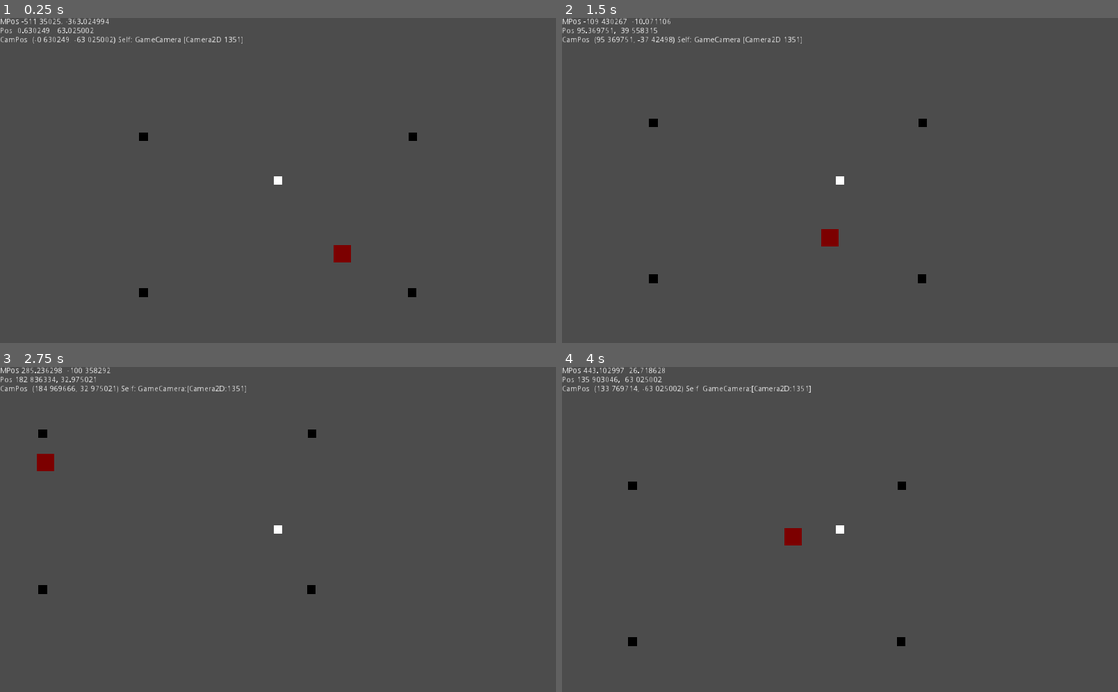
Above: before the commit, frames 1-4 (two rows, left to right).
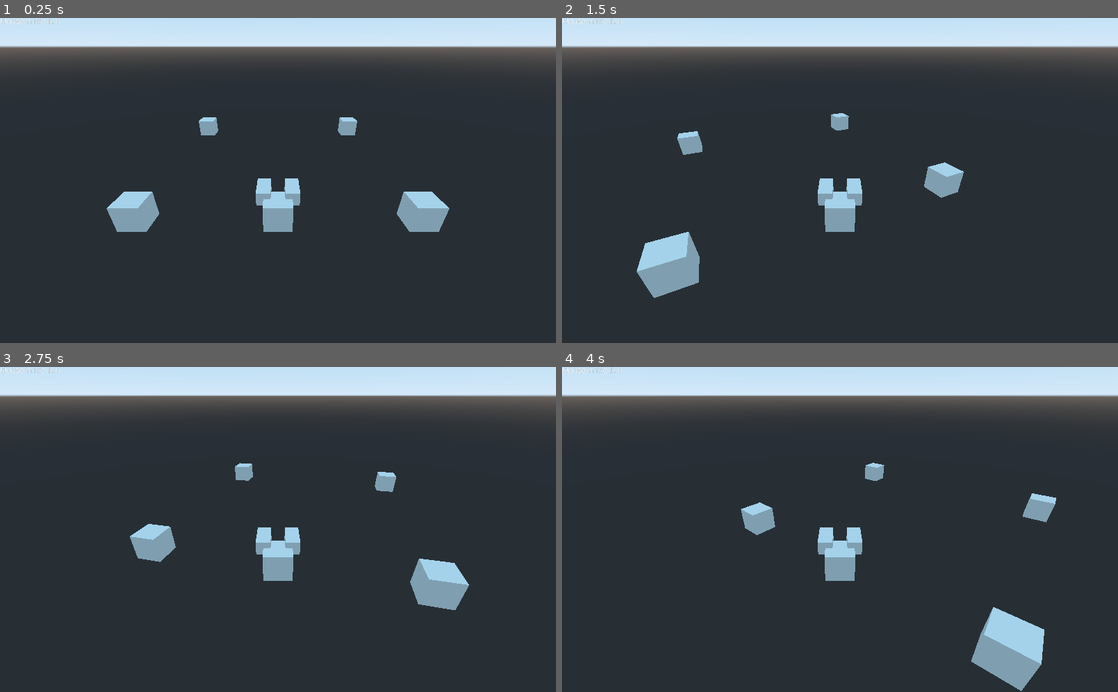
Above: after the commit, the same moments.

Repository: ozqf/zqf_godot_test
Game: Godot game, scene res://prefabs3d/scene_game_3d.tscn
The game is run twice, just before and just after one commit, with the same random seed, the same clock (stepped at 60 frames per second) and the same inputs. Before the commit the project starts from res://scene01.tscn.
Inputs (mouse positions are in pixels of both pictures, inside the frame that each line leads up to):
- Up to frame 1 (0.25 s): no input
- Up to frame 2 (1.5 s): move the mouse to (962, 164) at 0.52 s; press the mouse at (962, 164) at 0.53 s; hold D (move_right) 0.53-1.28 s; move the mouse to (728, 196) at 1.27 s; release the mouse at (728, 196) at 1.28 s; hold S (move_backward) from 1.28 s (still down); click (728, 196) at 1.35 s
- Up to frame 3 (2.75 s): move the mouse to (333, 458) at 2.02 s; release S (move_backward) at 2.03 s; press the mouse at (333, 458) at 2.03 s; hold D (move_right) from 2.03 s (still down)
- Up to frame 4 (4 s): move the mouse to (812, 594) at 2.77 s; release D (move_right) at 2.78 s; release the mouse at (812, 594) at 2.78 s; hold W (move_forward) 2.78-3.53 s; click (812, 594) at 2.85 s; move the mouse to (1006, 578) at 3.52 s; press the mouse at (1006, 578) at 3.53 s; hold A (move_left) from 3.53 s (still down)

The runs differ from the first frame. In frame 1, 93% of the frame differs, in the area x 0-100%, y 0-100%; in frame 2, 93%; in frame 3, 93%; in frame 4, 93%.

Commit message:
Started adding 3d test scene

Diff:
--- a/prefabs/Enemy.tscn
+++ b/prefabs/Enemy.tscn
@@ -1,7 +1,8 @@
-[gd_scene load_steps=4 format=2]
+[gd_scene load_steps=5 format=2]
 
 [ext_resource path="res://scripts/enemy.gd" type="Script" id=1]
 [ext_resource path="res://sprites/debug_red_dark.png" type="Texture" id=2]
+[ext_resource path="res://scripts/z_health.gd" type="Script" id=3]
 
 [sub_resource type="RectangleShape2D" id=1]
 
@@ -13,3 +14,6 @@
 
 [node name="debug_red_dark" type="Sprite" parent="."]
 texture = ExtResource( 2 )
+
+[node name="Health" type="Node" parent="."]
+script = ExtResource( 3 )
--- a/prefabs/Player.tscn
+++ b/prefabs/Player.tscn
@@ -1,7 +1,8 @@
-[gd_scene load_steps=4 format=2]
+[gd_scene load_steps=5 format=2]
 
 [ext_resource path="res://scripts/player.gd" type="Script" id=1]
 [ext_resource path="res://sprites/debug_white.png" type="Texture" id=2]
+[ext_resource path="res://scripts/z_health.gd" type="Script" id=3]
 
 [sub_resource type="RectangleShape2D" id=1]
 
@@ -14,3 +15,7 @@
 [node name="debug_white" type="Sprite" parent="."]
 scale = Vector2( 0.5, 0.5 )
 texture = ExtResource( 2 )
+
+[node name="Health" type="Node" parent="."]
+script = ExtResource( 3 )
+team = 1
--- /dev/null
+++ b/prefabs3d/ent_player_3d.tscn
@@ -0,0 +1,28 @@
+[gd_scene load_steps=4 format=2]
+
+[ext_resource path="res://scripts/3d/player_3d.gd" type="Script" id=1]
+
+[sub_resource type="CylinderShape" id=1]
+
+[sub_resource type="CubeMesh" id=2]
+
+[node name="ent_player_3d" type="KinematicBody"]
+script = ExtResource( 1 )
+
+[node name="CollisionShape" type="CollisionShape" parent="."]
+shape = SubResource( 1 )
+
+[node name="MeshInstance" type="MeshInstance" parent="."]
+transform = Transform( 1, 0, 0, 0, 1, 0, 0, 0, 1, -0.00291324, 0.0128182, -0.004107 )
+mesh = SubResource( 2 )
+material/0 = null
+
+[node name="MeshInstance2" type="MeshInstance" parent="."]
+transform = Transform( 0.5, 0, 0, 0, 0.5, 0, 0, 0, 1, -1, 1, -1 )
+mesh = SubResource( 2 )
+material/0 = null
+
+[node name="MeshInstance3" type="MeshInstance" parent="."]
+transform = Transform( 0.5, 0, 0, 0, 0.5, 0, 0, 0, 1, 1, 1, -1 )
+mesh = SubResource( 2 )
+material/0 = null
--- /dev/null
+++ b/prefabs3d/ent_tile_3d.tscn
@@ -0,0 +1,14 @@
+[gd_scene load_steps=3 format=2]
+
+[sub_resource type="BoxShape" id=1]
+
+[sub_resource type="CubeMesh" id=2]
+
+[node name="tile_3d" type="StaticBody"]
+
+[node name="CollisionShape" type="CollisionShape" parent="."]
+shape = SubResource( 1 )
+
+[node name="MeshInstance" type="MeshInstance" parent="."]
+mesh = SubResource( 2 )
+material/0 = null
--- /dev/null
+++ b/prefabs3d/scene_game_3d.tscn
@@ -0,0 +1,28 @@
+[gd_scene load_steps=4 format=2]
+
+[ext_resource path="res://prefabs/HUD.tscn" type="PackedScene" id=1]
+[ext_resource path="res://prefabs3d/ent_player_3d.tscn" type="PackedScene" id=2]
+[ext_resource path="res://prefabs3d/ent_tile_3d.tscn" type="PackedScene" id=3]
+
+[node name="scene" type="Spatial"]
+
+[node name="HUD" parent="." instance=ExtResource( 1 )]
+
+[node name="Player" parent="." instance=ExtResource( 2 )]
+
+[node name="Camera" type="Camera" parent="Player"]
+transform = Transform( 1, 0, 0, 0, 0.866025, 0.5, 0, -0.5, 0.866025, 0, 10, 13 )
+
+[node name="World" type="Spatial" parent="."]
+
+[node name="tile_3d" parent="World" instance=ExtResource( 3 )]
+transform = Transform( 1, 0, 0, 0, 1, 0, 0, 0, 1, -10, 0, 0 )
+
+[node name="tile_3d2" parent="World" instance=ExtResource( 3 )]
+transform = Transform( 1, 0, 0, 0, 1, 0, 0, 0, 1, 10, 0, 0 )
+
+[node name="tile_3d3" parent="World" instance=ExtResource( 3 )]
+transform = Transform( 1, 0, 0, 0, 1, 0, 0, 0, 1, 10, 0, -20 )
+
+[node name="tile_3d4" parent="World" instance=ExtResource( 3 )]
+transform = Transform( 1, 0, 0, 0, 1, 0, 0, 0, 1, -10, 0, -20 )
--- a/project.godot
+++ b/project.godot
@@ -16,7 +16,7 @@
 [application]
 
 config/name="ZqfGodotDemo"
-run/main_scene="res://scene01.tscn"
+run/main_scene="res://prefabs3d/scene_game_3d.tscn"
 config/icon="res://icon.png"
 
 [autoload]
--- /dev/null
+++ b/scripts/3d/player_3d.gd
@@ -0,0 +1,17 @@
+extends KinematicBody
+
+var lastMouseSample: Vector2 = Vector2(0, 0)
+var physTick: float = 0
+
+func _ready():
+	print("Player 3D ready")
+
+func _process(delta):
+	var mMove: Vector2 = Input.get_last_mouse_speed()
+	globals.debugText = "Mouse move " + str(mMove.x) + ", " + str(mMove.y)
+	if lastMouseSample.x != mMove.x || lastMouseSample.y != mMove.y:
+		lastMouseSample = mMove
+		var rotY: float = (mMove.x * globals.DEG2RAD) * delta
+		rotate_y(rotY)
+		print(str(physTick) + ": Rotate " + str(rotY))
+	physTick += 1
--- a/scripts/projectile.gd
+++ b/scripts/projectile.gd
@@ -1,13 +1,9 @@
 extends Area2D
 
-var timeToLive = 0.5
+var timeToLive = 1
 var velocity = Vector2(0, 0)
 
 signal hit
-
-func _ready():
-	#("Prj spawn v: " + str(velocity.x) + ", " + str(velocity.y))
-		pass
 
 func _process(delta):
 	timeToLive -= delta
@@ -15,13 +11,19 @@
 		# remove self
 		#print("Projectile die")
 		get_parent().queue_free()
-		pass
+		return
 	var step = Vector2(velocity.x * delta, velocity.y * delta)
 	position += step
 
 
 func _on_Area2D_body_entered(body):
-	print("Prj hit something")
+
+	var hp: Node = body.get_node("Health")
+	if hp == null:
+		print("Prj hit but no hp found")
+		return
+	if hp.team == 1:
+		return
+	print("Prj hit " + str(hp))
 	timeToLive = 0
 	emit_signal("hit")
-	pass # Replace with function body.
--- /dev/null
+++ b/scripts/z_health.gd
@@ -0,0 +1,4 @@
+extends Node
+
+export var hp: int = 100
+export var team = 0
